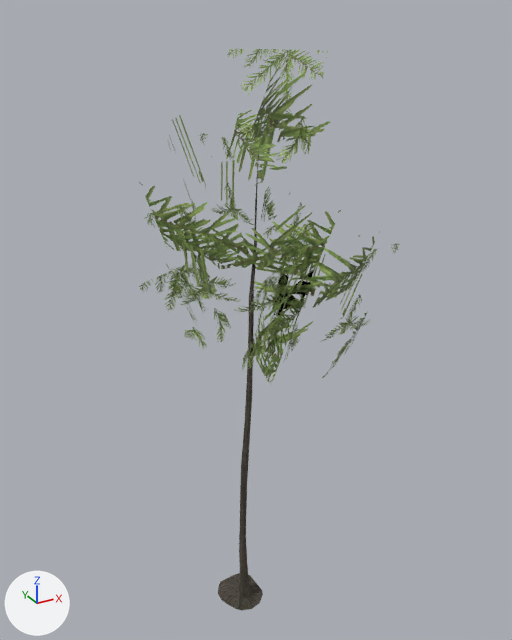
Two versions of the glTF model public/models/fir-far.glb, one commit apart.
Both versions are drawn from a 50 mm camera at (-7.21, -13.91, 15.54) aimed at (0.66, 0.4, 8.39). Every picture has the same lights, and +X, +Y and +Z are marked at lower left. The older version comes first. Vertices at exactly the same position are counted once.
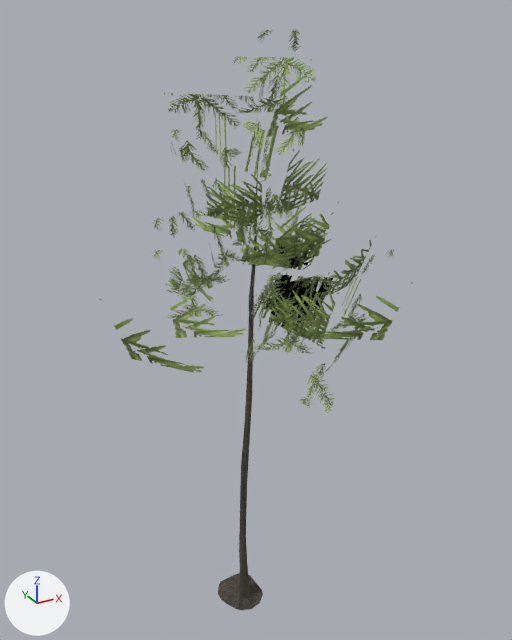
Boxes (x1, y1, x2, y2) around the edits, measured in the pictures (512 x 640 px; the box of a moved part takes in the faces that stretch with it):
```json
{"object": "Mesh_0", "change": "reshaped", "before": [139, 49, 400, 611], "after": [100, 30, 413, 611], "on screen": "20% wider"}
{"part": 1, "of": "me_mesh_0", "change": "moved or reshaped", "before": [166, 115, 400, 341], "after": [100, 30, 394, 415]}
{"part": 2, "of": "me_mesh_0", "change": "surface changed", "before": [139, 49, 375, 385], "after": [164, 93, 413, 371]}
```

Edits to the scene script, one JSON object a line:
```json
{"block": "me_mesh_0", "where": "# used by ob_mesh_0; location = (0.0, 0.0, 0.0)"}
{"op": "remove", "block": "me_mesh_0", "code": "me_mesh_0.from_pydata(...)  # 270 vertices, 234 faces; spans x -2.7..5.0, y -3.7..3.7, z -0.1..15.0"}
{"op": "add", "block": "me_mesh_0", "code": "me_mesh_0.from_pydata(...)  # 362 vertices, 280 faces; spans x -3.3..4.7, y -3.9..3.4, z -0.1..15.2"}
{"block": "me_mesh_0", "change": "me_mesh_0 part 1: 173 vertices moved from x -2.7..5.0, y -3.7..3.7, z 7.3..15.0 to x -2.6..3.7, y -3.9..3.0, z 6.2..14.0; 19 vertices removed from x -1.9..3.1, y -3.5..3.2, z 8.1..13.5; 111 vertices added at x -3.3..4.7, y -3.6..3.4, z 6.1..15.2"}
{"block": "me_mesh_0", "change": "me_mesh_0 part 2: 67 kept faces spanning x -2.6..3.7, y -3.6..3.0, z 6.2..14.0 get new texture (UV) coordinates"}
```
